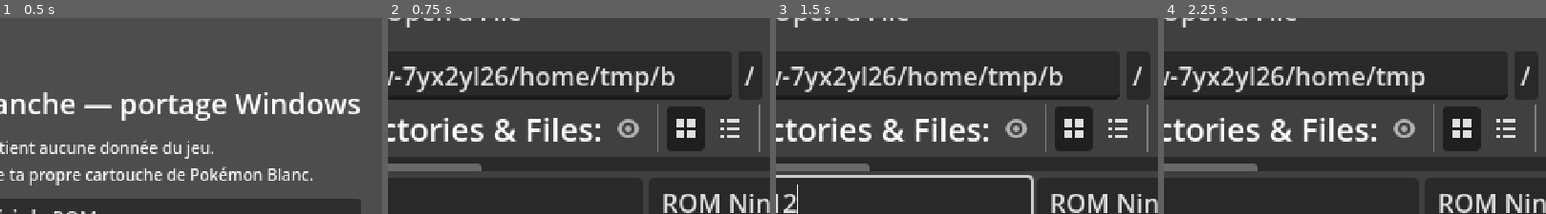
Above: before the commit, frames 1-4 (left to right).
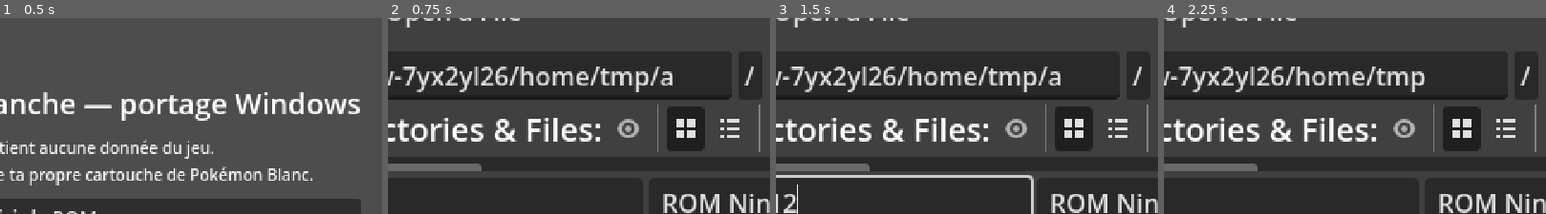
Above: after the commit, the same moments.

Repository: Brasegon/Pokemon-NB-x86
Game: Godot game, scene res://scenes/boot/boot.tscn
Same seed, same stepped clock (60 frames per second), same inputs: the game is played once before the commit and once after it.
Inputs (mouse positions are % of the whole screen's width and height, from its top left):
- Up to frame 1 (0.5 s): no input
- Up to frame 2 (0.75 s): click "Choisir la ROM…" at 0.5 s
- Up to frame 3 (1.5 s): click (61, 56) at 1.27 s; type "12" at 1.35 s
- Up to frame 4 (2.25 s): click (16, 24) at 2 s
The pictures show only the part of the screen within x 45-95%, y 9-59%; the shares and areas given below are measured in that part.

Frame 1 is identical in both runs. In frame 2, 0.2% of the frame differs, in the area x 71-75%, y 24-35%; in frame 3, 0.2%; in frame 4, nothing differs.

Commit message:
Phase 3 : champs de l'en-tête de zone (caméra, décor des combats)
Co-Authored-By: Claude Opus 5.5 <noreply@anthropic.com>

Diff:
--- a/engine/field/zone_table.gd
+++ b/engine/field/zone_table.gd
@@ -8,7 +8,8 @@
 ## de l'hiver (numéros de séquences du SDAT), 14 rencontres sauvages (0xFFFF = aucune),
 ## 16 fichier des événements (`a/1/2/5`, lu par 0x02013EE8 ; égal au numéro de la zone dans les
 ## faits), 18 zone parente (la ville d'un intérieur), 1A nom du lieu (u8, ligne des noms de lieux),
-## 1C bits 9-15 type de caméra (0x02013BCC, voir FieldCamera), 20 rectangles de la caméra
+## 1C bits 9-15 type de caméra (0x02013BCC, voir FieldCamera), 1E bits 5-9 décor des combats
+## (0x02013EF4, pour la phase 4), 20 rectangles de la caméra
 ## (`a/1/0/8`, 0x02013BE0 ; 0xFFFF = aucun), 24, 28, 2C position par défaut x, y, z (u32, en cases :
 ## 0x02013B84 ; c'est là que commence une nouvelle partie, dans la zone 391, d'après 0x02014280).
 
@@ -41,6 +42,7 @@
 			"parent": bytes.decode_u16(p + 0x18),
 			"name": bytes[p + 0x1A],
 			"camera": (bytes.decode_u16(p + 0x1C) >> 9) & 0x7F,
+			"battle_background": (bytes.decode_u16(p + 0x1E) >> 5) & 0x1F,
 			"camera_area": bytes.decode_u16(p + 0x20),
 			"x": bytes.decode_u32(p + 0x24),
 			"y": bytes.decode_u32(p + 0x28),
Not shown, changed: docs/FORMATS.md
